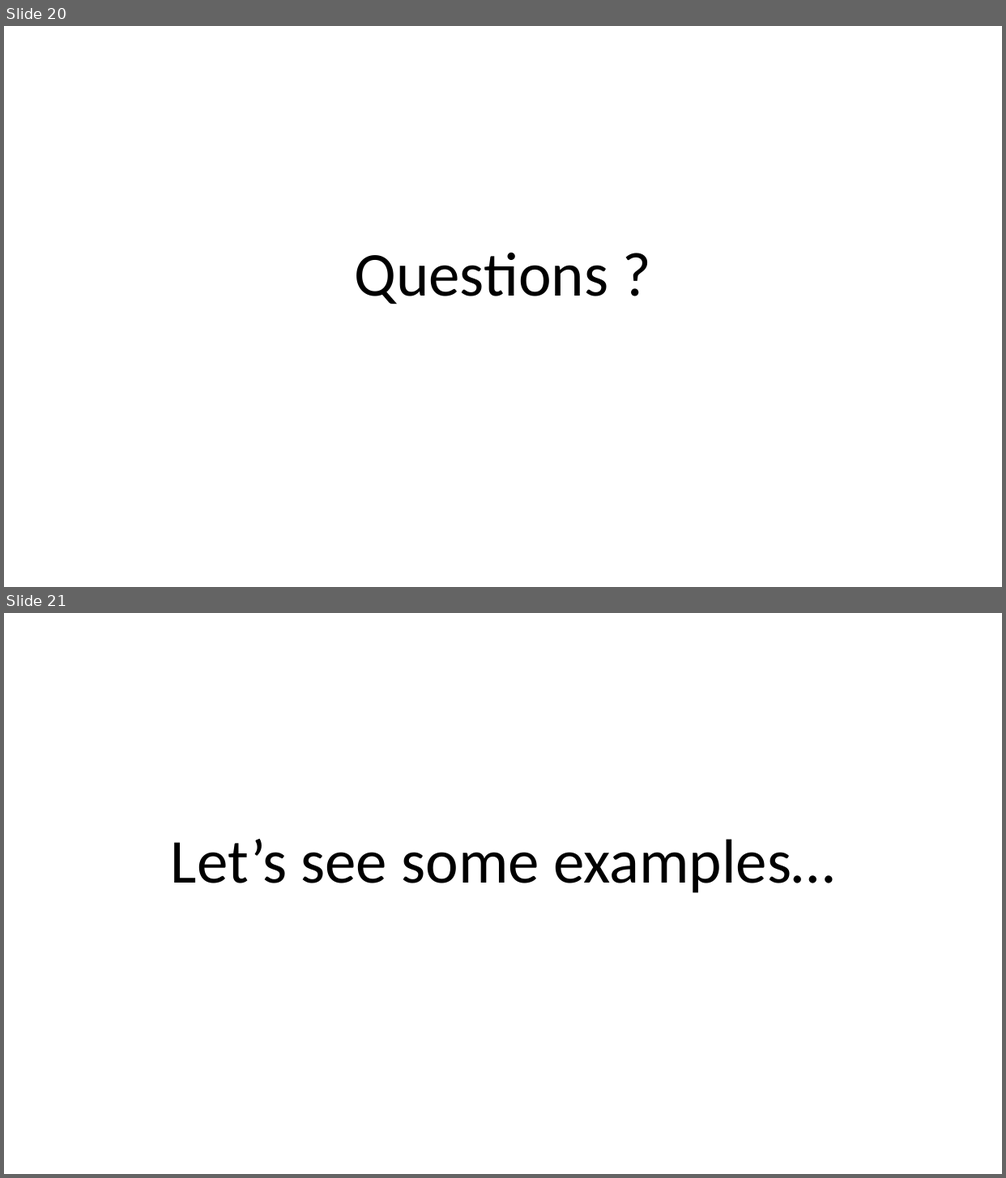
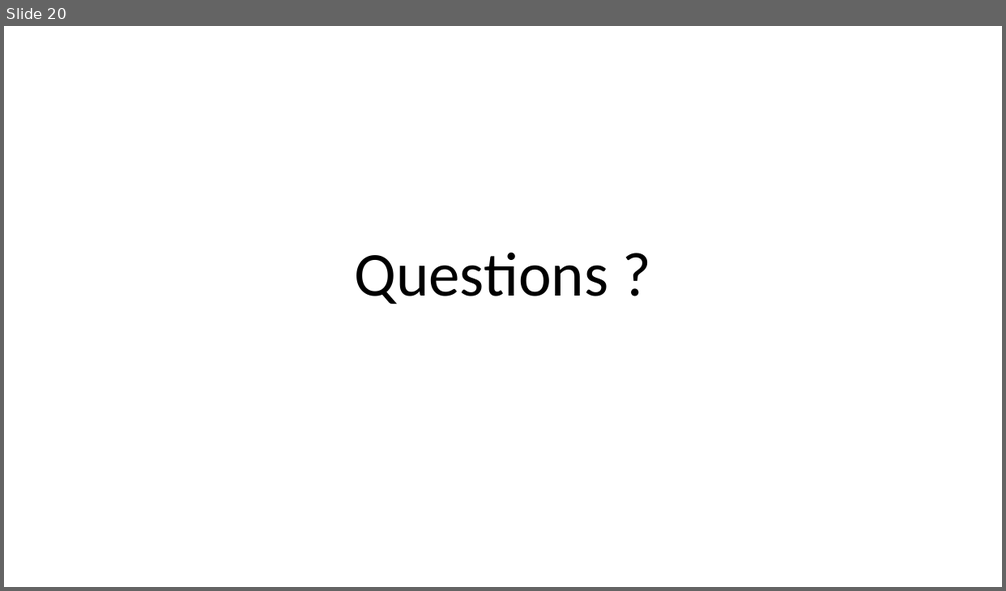
Before and after one commit to fossabot/SPE2018, a slide deck: Lecture Slides/01 Introduction.pptx. Shown one above the other, each under a label of ours: slides 20 and 21 before the commit, slide 20 after it. The pictures are 1006x1178 and 1006x591 pixels, drawn with LibreOffice and Linux fonts; fonts in the diff are those of the drawing; background and template pictures are left out. Boxes give left, top, right and bottom in pixels: in the first picture for what was removed or moved away, otherwise in the second. Text is boxed around its words. In the diff, an @@ line names an element or a change of style, - is before the commit and + after.

```diff
--- a/Lecture Slides/01 Introduction.pptx
+++ b/Lecture Slides/01 Introduction.pptx
@@ slide 21 removed at [4, 613, 1002, 1174], background #FFFFFF; not listed: 1 template element that a slide beside it also shows @@
@@ title removed at [171, 839, 834, 893] @@
-Let’s see some examples…
```
Also in this commit, not shown: 3 other slides removed, 1 other file.
